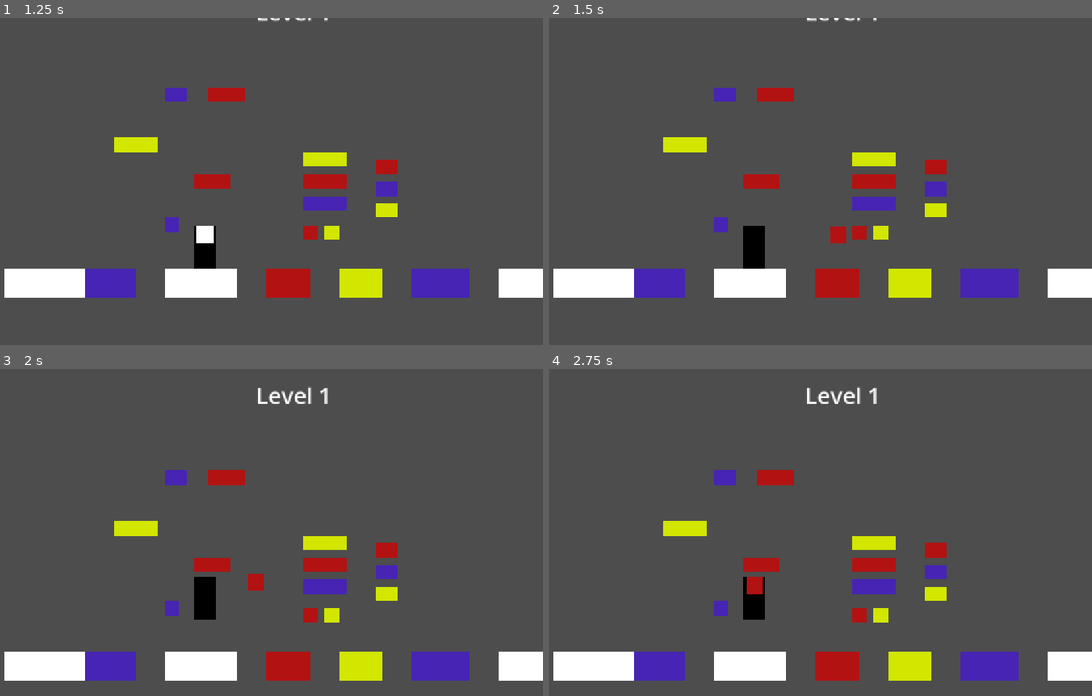
Above: before the commit, frames 1-4 (two rows, left to right).
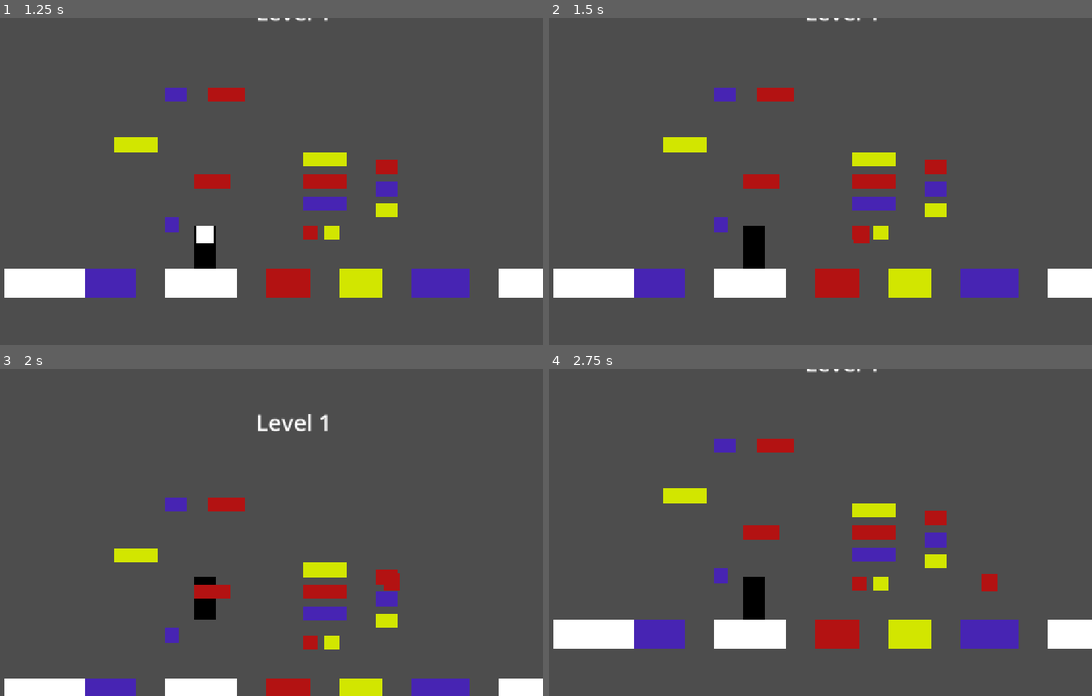
Above: after the commit, the same moments.

Repository: Guilhermeasper/ggj-mask
Game: Godot game, scene res://levels/main_menu/main_menu.tscn
The game is run twice, just before and just after one commit, with the same random seed, the same clock (stepped at 60 frames per second) and the same inputs.
Inputs:
- Up to frame 1 (1.25 s): click "Start" at 0.5 s
- Up to frame 2 (1.5 s): tap Enter at 1.25 s; hold E (mask_right) from 1.28 s (still down); hold Z from 1.28 s (still down)
- Up to frame 3 (2 s): keep holding E (mask_right); keep holding Z; tap Space (jump) at 1.52 s
- Up to frame 4 (2.75 s): keep holding E (mask_right); release Z at 2.03 s; tap Z at 2.1 s; tap Space (jump) at 2.27 s

Frame 1 is identical in both runs. In frame 2, 0.2% of the frame differs, in the area x 51-60%, y 63-69%; in frame 3, 15%; in frame 4, 19%, in the area x 0-100%, y 0-96%.

Commit message:
feat(player): update mask collision logic

Diff:
--- a/entities/player/player.gd
+++ b/entities/player/player.gd
@@ -15,8 +15,10 @@
 var _mask_index: int = 0
 var _extra_jumps_remaining: int = 0
 
+
 func _ready() -> void:
 	_switch_mask(0)
+
 
 func _physics_process(delta: float) -> void:
 	if is_on_floor():
@@ -34,12 +36,7 @@
 	var direction := Input.get_axis("left", "right")
 	if direction != 0:
 		velocity.x = direction * SPEED
-		# Flip sprite based on direction
 		$Body.scale.x = abs($Body.scale.x) * direction
-		# Also flip the mask position? No, mask is child.
-		# If mask is top_level, it ignores parent transform.
-		# But when attached (top_level false), it inherits.
-		# If we flip parent scale, the child position (1, -28) might flip to (-1, -28) which is correct for looking left.
 	else:
 		velocity.x = move_toward(velocity.x, 0, SPEED)
 
@@ -48,27 +45,23 @@
 	elif Input.is_action_just_pressed("mask_right"):
 		_switch_mask(1)
 
-	# Throw mask input (using Z key as temporary bind)
 	if Input.is_key_pressed(KEY_Z):
-		# Default to whatever direction we are facing (based on scale)
 		var throw_dir = Vector2.RIGHT
-
-		# Allow overriding with input if moving?
-		# Standard is: throw where you are facing.
-
 		$Mask.throw(throw_dir)
 
 	move_and_slide()
+
 
 func _switch_mask(direction: int) -> void:
 	_mask_index = wrapi(_mask_index + direction, 0, MASKS.size())
 	_current_mask = MASKS[_mask_index]
 	_extra_jumps_remaining = _current_mask.extra_jumps
 
-	# TODO: Remover quando as mascaras tiverem suas proprias texturas
 	var gradient = $Mask/Sprite2D.texture.gradient
 	for i in range(gradient.get_point_count()):
 		gradient.set_color(i, _current_mask.color)
 
 	for i in range(MASKS.size()):
-		set_collision_mask_value(i + 4, i == _mask_index || i == 0)
+		var should_collide = i != _mask_index || i == 0
+		set_collision_mask_value(i + 4, should_collide)
+		$Mask.set_collision_mask_value(i + 4, should_collide)
--- a/entities/player/player.tscn
+++ b/entities/player/player.tscn
@@ -11,7 +11,7 @@
 
 [sub_resource type="CapsuleShape2D" id="CapsuleShape2D_sfv1e"]
 radius = 24.0
-height = 80.0
+height = 92.0
 
 [node name="Player" type="CharacterBody2D" unique_id=945925870]
 collision_mask = 8
@@ -22,12 +22,13 @@
 scale = Vector2(0.75, 1.5)
 texture = SubResource("GradientTexture2D_abrql")
 
+[node name="Mask" parent="." unique_id=1772725403 instance=ExtResource("2_abrql")]
+position = Vector2(0, -28)
+
 [node name="CollisionShape2D" type="CollisionShape2D" parent="." unique_id=1047315707]
-position = Vector2(0, 8)
+position = Vector2(0, 2.0000005)
+rotation = -0.03161038
 shape = SubResource("CapsuleShape2D_sfv1e")
 
 [node name="Camera2D" type="Camera2D" parent="." unique_id=1034638839]
 position = Vector2(104, -144)
-
-[node name="Mask" parent="." unique_id=1772725403 instance=ExtResource("2_abrql")]
-position = Vector2(0, -28)
